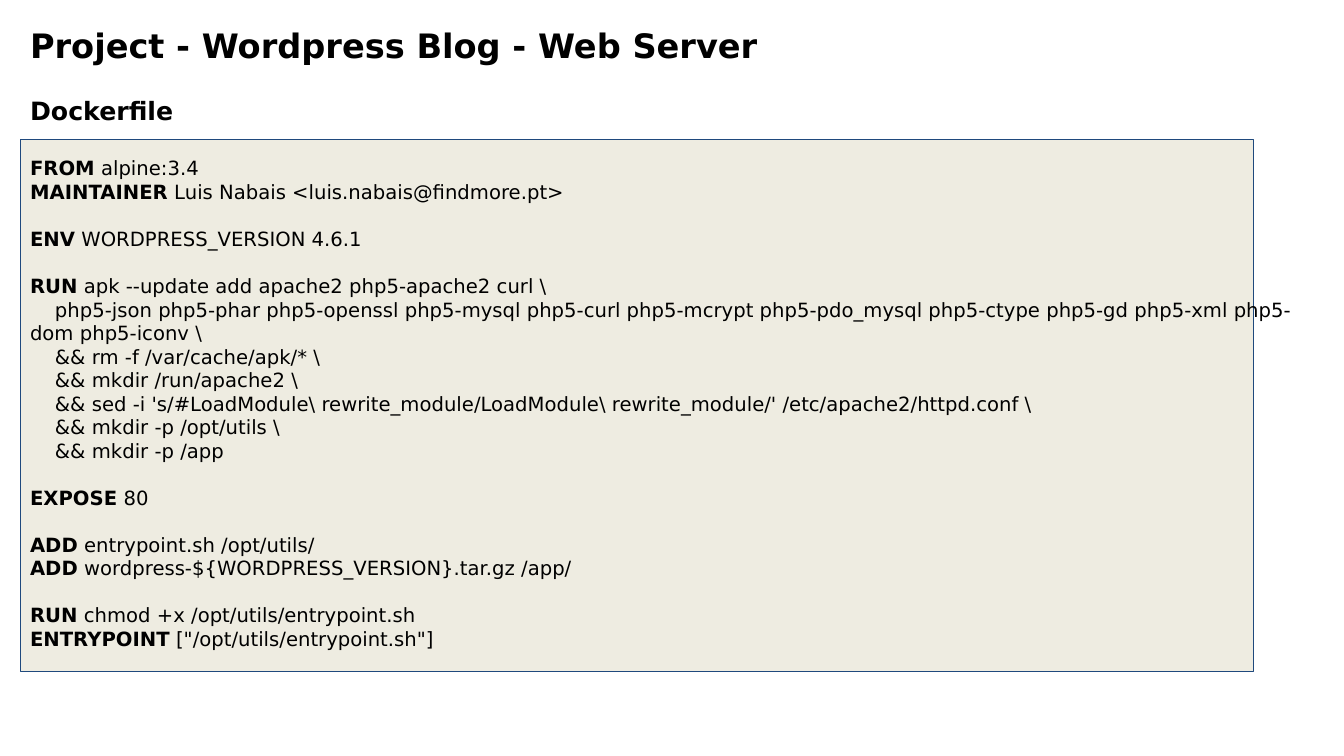
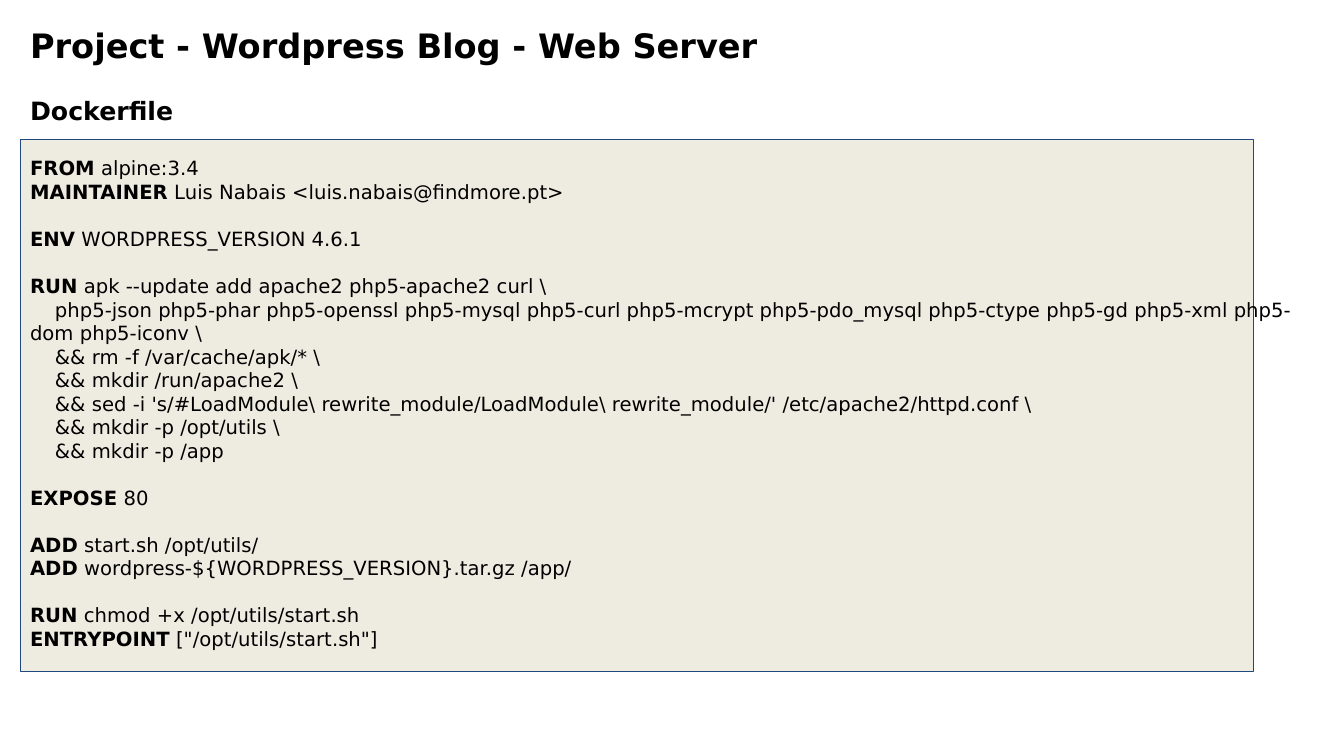
Before and after one commit to luisnabais-courses/course_docker, a slide deck: slide 17 of slides/02_intermediate_course_slides.pptx. Drawn at 1344x756 pixels with LibreOffice and Linux fonts; fonts in the diff are those of the drawing; background and template pictures are left out. Boxes give left, top, right and bottom in pixels: in the first picture for what was removed or moved away, otherwise in the second. Text is boxed around its words. In the diff, an @@ line names an element or a change of style, - is before the commit and + after.

```diff
--- a/slides/02_intermediate_course_slides.pptx
+++ b/slides/02_intermediate_course_slides.pptx
@@ text at [30, 537, 258, 556]: text changed @@
-ADD entrypoint.sh /opt/utils/
+ADD start.sh /opt/utils/
@@ text at [30, 607, 377, 650]: text changed @@
-RUN chmod +x /opt/utils/entrypoint.sh
-ENTRYPOINT ["/opt/utils/entrypoint.sh"]
+RUN chmod +x /opt/utils/start.sh
+ENTRYPOINT ["/opt/utils/start.sh"]
```
Also in this commit, not shown: 4 other slides changed, 1 other file.
